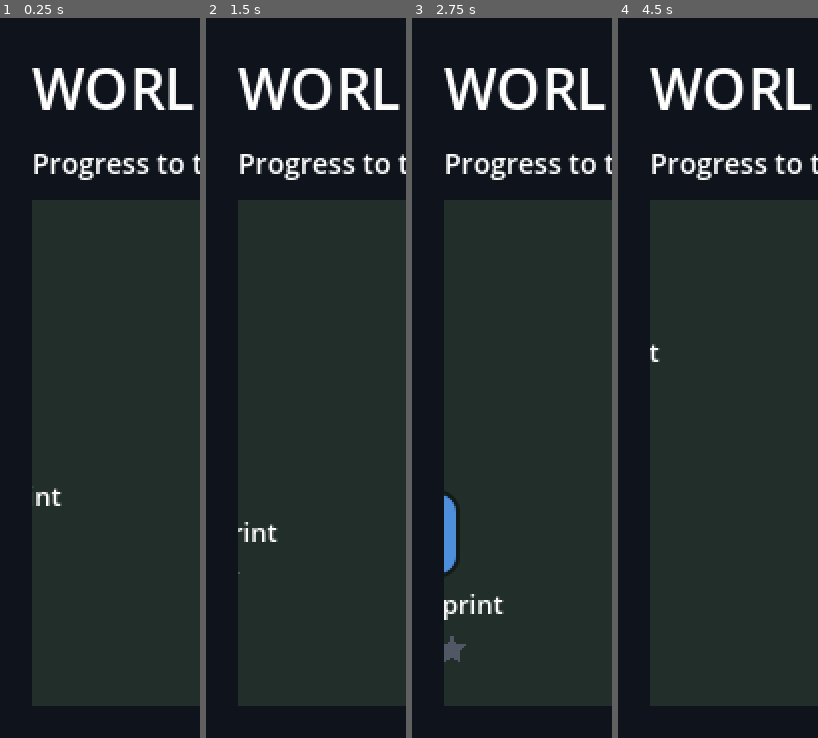
Above: before the commit, frames 1-4 (left to right).
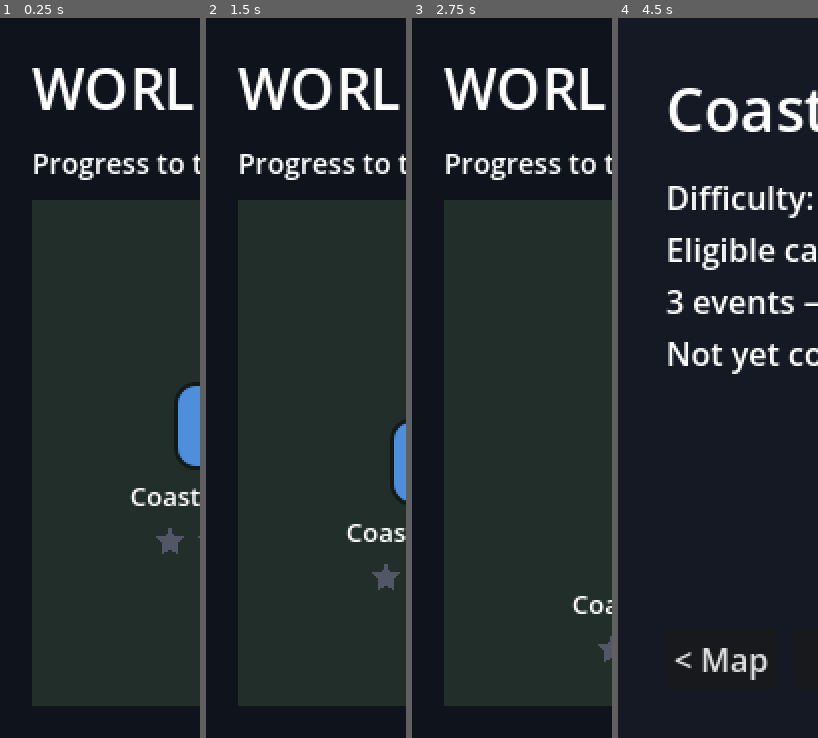
Above: after the commit, the same moments.

Repository: felixxwu/TAPPA
Game: Godot game, scene res://hq.tscn
The game is run twice, just before and just after one commit, with the same random seed, the same clock (stepped at 60 frames per second) and the same inputs.
Inputs (mouse positions are in pixels of both pictures, inside the frame that each line leads up to):
- Up to frame 1 (0.25 s): no input
- Up to frame 2 (1.5 s): tap A (steer_left) at 0.5, 1.25 s; move the mouse to (350, 342) at 0.52 s; hold Right (menu_right) 0.53-1.25 s; tap C (cycle_camera) at 0.6 s; click (350, 342) at 0.67 s; drag from (266, 414) to (296, 522) at 1.27 s
- Up to frame 3 (2.75 s): click (416, 536) at 2.02 s
- Up to frame 4 (4.5 s): tap A (steer_left) at 2.75, 3.5 s; move the mouse to (738, 219) at 2.77 s; hold Right (menu_right) 2.78-3.5 s; tap T (toggle_gearbox) at 2.85 s; drag from (708, 522) to (658, 270) at 3.52 s; click (816, 284) at 4.27 s

The runs differ from the first frame. In frame 1, 2.0% of the frame differs, in the area x 18-100%, y 51-75%; in frame 2, 1.4%; in frame 3, 1.6%; in frame 4, 11%, in the area x 16-100%, y 6-92%.

Commit message:
Size the world map relative to the viewport (2x) so it isn't zoomed-in on mobile
The map plane was a fixed 1800x1200, far larger than a phone viewport, so it read
as heavily zoomed-in. Size the content to MAP_VIEW_FACTOR (2.0) x the frame on
each axis instead, recomputed on resize — the map is never wider than twice the
screen, and pans at most one screen's worth in each direction. Pins use fractional
anchors so they rescale with the content; clamp uses the live content size.

Test: assert the content sizes to 2x the frame + the pan clamps to that.
Doc: features/menus.md.

Co-Authored-By: Claude Opus 4.8 <noreply@anthropic.com>
Claude-Session: https://claude.ai/code/session_01LNmbsP7S3dv4i5mgMFcxct

Diff:
--- a/rally/scripts/hq.gd
+++ b/rally/scripts/hq.gd
@@ -67,11 +67,14 @@
 var _cam_tween: Tween
 
 # World-map overlay. The map content is larger than the on-screen frame and is
-# panned (dragged) within it; pins ride on the content.
-const MAP_SIZE := Vector2(1800.0, 1200.0)
+# panned (dragged) within it; pins ride on the content. The content is sized
+# RELATIVE to the frame (MAP_VIEW_FACTOR × the visible viewport on each axis) so
+# the zoom is consistent across screen sizes — at 2× you can pan one screen's worth
+# in each direction and no more (keeps it from reading as zoomed-in on mobile).
+const MAP_VIEW_FACTOR := 2.0
 var _map_layer: CanvasLayer
 var _map_frame: Control      # the on-screen viewport into the map (clips + pans)
-var _map_content: Control    # the full map plane (MAP_SIZE); panned by moving it
+var _map_content: Control    # the full map plane; panned by moving it
 var _map_bg: ColorRect
 var _map_meter: Label
 var _panning := false
@@ -192,9 +195,11 @@
 	root.add_child(_map_meter)
 
 	# The map: a clipping frame (the viewport into the world) holding a larger map
-	# plane (_map_content, MAP_SIZE) that is dragged around inside it. Pins are
-	# placed on the content by fractional anchors, so they ride along when panning.
-	# (Basic flat map; the stylised 3D map plane of menus.md rig 3 is a later slice.)
+	# plane (_map_content) that is dragged around inside it. The content is sized to
+	# MAP_VIEW_FACTOR × the frame in _size_map (so the zoom tracks screen size). Pins
+	# are placed on the content by fractional anchors, so they ride along when
+	# panning and rescale with the content. (Basic flat map; the stylised 3D map
+	# plane of menus.md rig 3 is a later slice.)
 	_map_frame = Control.new()
 	_map_frame.size_flags_vertical = Control.SIZE_EXPAND_FILL
 	_map_frame.clip_contents = true
@@ -203,22 +208,30 @@
 	root.add_child(_map_frame)
 
 	_map_content = Control.new()
-	_map_content.size = MAP_SIZE
 	_map_content.mouse_filter = Control.MOUSE_FILTER_IGNORE
 	_map_frame.add_child(_map_content)
 
 	_map_bg = ColorRect.new()
-	_map_bg.size = MAP_SIZE
 	_map_bg.color = Color(0.13, 0.18, 0.16)
 	_map_bg.mouse_filter = Control.MOUSE_FILTER_IGNORE
 	_map_content.add_child(_map_bg)
 
 
+# Size the map plane to MAP_VIEW_FACTOR × the current frame (the visible viewport),
+# so the map is never wider than that multiple of the screen on either axis.
+func _size_map() -> void:
+	_map_content.size = _map_frame.size * MAP_VIEW_FACTOR
+	_map_bg.size = _map_content.size
+
+
 func _on_map_resized() -> void:
-	# Centre the map the first time the frame gets a real size, then keep the pan
-	# clamped to the edges on later resizes.
-	if not _map_centered and _map_frame.size.x > 0.0:
-		_map_content.position = (_map_frame.size - MAP_SIZE) * 0.5
+	# Re-fit the content to the (new) frame size, centre it the first time the frame
+	# gets a real size, then keep the pan clamped to the edges.
+	if _map_frame.size.x <= 0.0:
+		return
+	_size_map()
+	if not _map_centered:
+		_map_content.position = (_map_frame.size - _map_content.size) * 0.5
 		_map_centered = true
 	_clamp_map()
 
@@ -329,9 +342,10 @@
 # Keep the map plane covering the frame: you can't drag past its edges.
 func _clamp_map() -> void:
 	var fs := _map_frame.size
+	var cs := _map_content.size
 	var pos := _map_content.position
-	pos.x = clampf(pos.x, minf(0.0, fs.x - MAP_SIZE.x), maxf(0.0, fs.x - MAP_SIZE.x))
-	pos.y = clampf(pos.y, minf(0.0, fs.y - MAP_SIZE.y), maxf(0.0, fs.y - MAP_SIZE.y))
+	pos.x = clampf(pos.x, minf(0.0, fs.x - cs.x), maxf(0.0, fs.x - cs.x))
+	pos.y = clampf(pos.y, minf(0.0, fs.y - cs.y), maxf(0.0, fs.y - cs.y))
 	_map_content.position = pos
 
 
--- a/rally/tests/headless/test_menu_flow.gd
+++ b/rally/tests/headless/test_menu_flow.gd
@@ -62,18 +62,23 @@
 	assert_eq(hq._cars.size(), 0, "no cars are parked until a rally is chosen")
 
 
-func test_hq_map_pans_and_clamps_to_the_edges() -> void:
-	var hq: Node3D = load("res://hq.tscn").instantiate()
-	add_child_autofree(hq)
-	await get_tree().process_frame
-	# Pin the frame to a known size so the clamp bounds are deterministic.
-	hq._map_frame.size = Vector2(800, 400)
+func test_hq_map_sizes_to_the_viewport_and_pans_clamped() -> void:
+	var hq: Node3D = load("res://hq.tscn").instantiate()
+	add_child_autofree(hq)
+	await get_tree().process_frame
+	# Pin the frame to a known size, then fit the map to it (the content is sized
+	# relative to the frame so it's never wider than MAP_VIEW_FACTOR x the screen).
+	var frame := Vector2(800, 400)
+	hq._map_frame.size = frame
+	hq._size_map()
+	assert_eq(hq._map_content.size, frame * hq.MAP_VIEW_FACTOR,
+		"the map plane is MAP_VIEW_FACTOR x the viewport on each axis")
 	hq._map_content.position = Vector2.ZERO
 	hq._pan_map(Vector2(-100, -50))
 	assert_eq(hq._map_content.position, Vector2(-100, -50), "dragging moves the map content 1:1")
 	# Pan far past the bottom-right: clamps so the map's far edge meets the frame.
 	hq._pan_map(Vector2(-100000, -100000))
-	assert_eq(hq._map_content.position, Vector2(800, 400) - hq.MAP_SIZE,
+	assert_eq(hq._map_content.position, frame - hq._map_content.size,
 		"panning is clamped to the map's far edge")
 	# Pan far the other way: clamps at the near (top-left) edge.
 	hq._pan_map(Vector2(100000, 100000))
Not shown, changed: rally/features/menus.md
